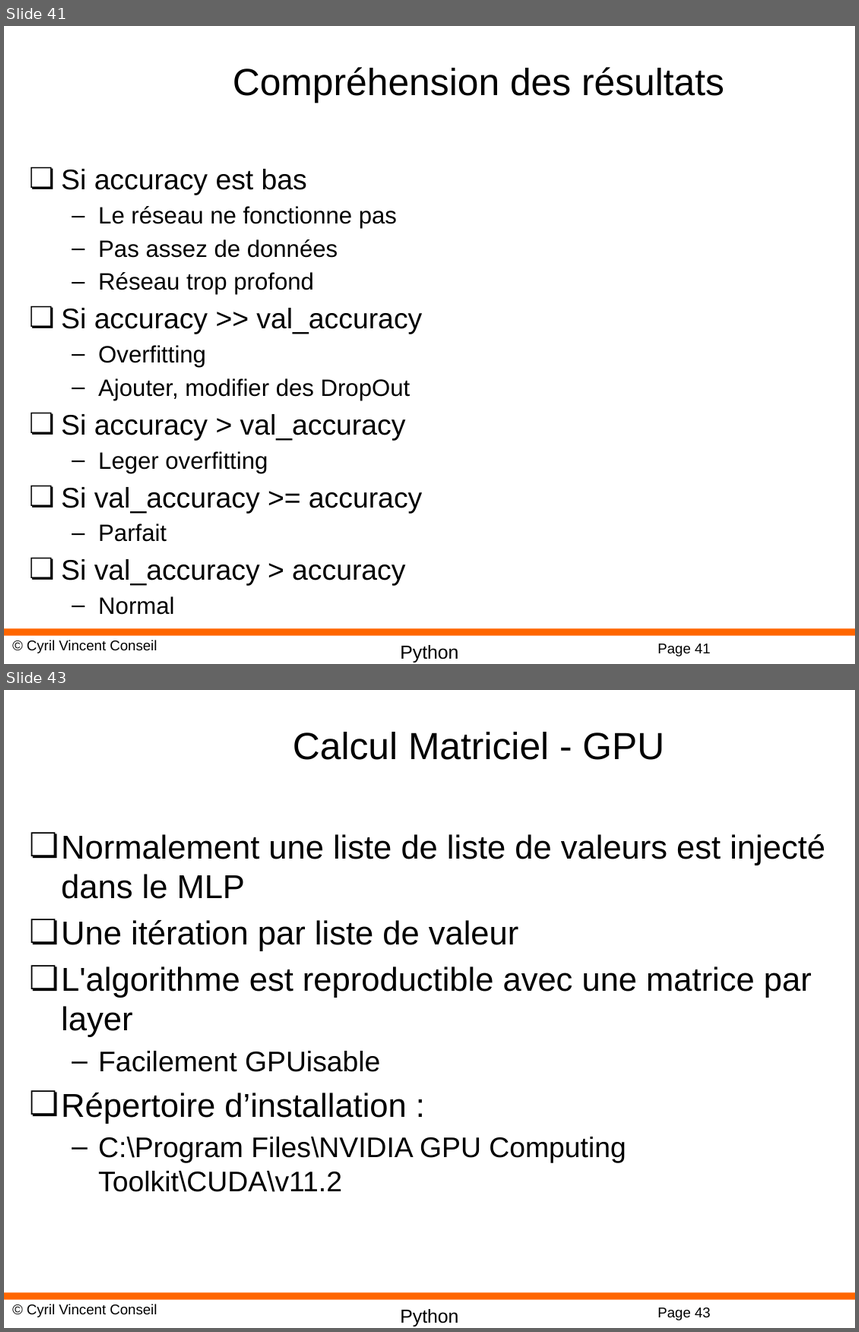
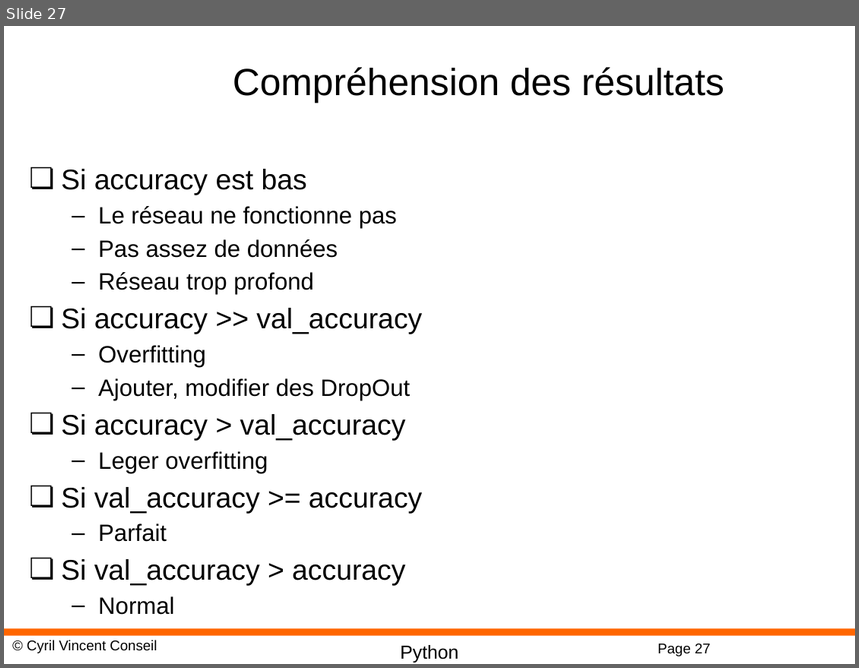
Before and after one commit to cyrilvincent/ML, a slide deck: PPT/DeepLearning09-Keras.pptx. Shown one above the other, each under a label of ours: slides 41 and 43 before the commit, slide 27 after it; the slides between them are not shown. The pictures are 859x1332 and 859x668 pixels, drawn with LibreOffice and Linux fonts; fonts in the diff are those of the drawing; background and template pictures are left out. Boxes give left, top, right and bottom in pixels: in the first picture for what was removed or moved away, otherwise in the second. Text is boxed around its words. In the diff, an @@ line names an element or a change of style, - is before the commit and + after.

```diff
--- a/PPT/DeepLearning09-Keras.pptx
+++ b/PPT/DeepLearning09-Keras.pptx
@@ slide 43 removed at (4,690,855,1328), background #FFFFFF; not listed: 4 template elements that a slide beside it also shows @@
@@ title removed at (293,732,664,760) @@
-Calcul Matriciel - GPU
@@ text removed at (61,834,826,1192) @@
-❏ Normalement une liste de liste de valeurs est injecté dans le MLP
-❏ Une itération par liste de valeur
-❏ L'algorithme est reproductible avec une matrice par layer
-  – Facilement GPUisable
-❏ Répertoire d’installation :
-  – C:\Program Files\NVIDIA GPU Computing Toolkit\CUDA\v11.2
@@ what was slide 41 is now slide 27 @@
@@ page number at (658,644,711,657): text changed @@
-Page 41
+Page 27
```
Also in this commit, not shown: 2 slides changed, 17 other slides removed, 3 other files.
